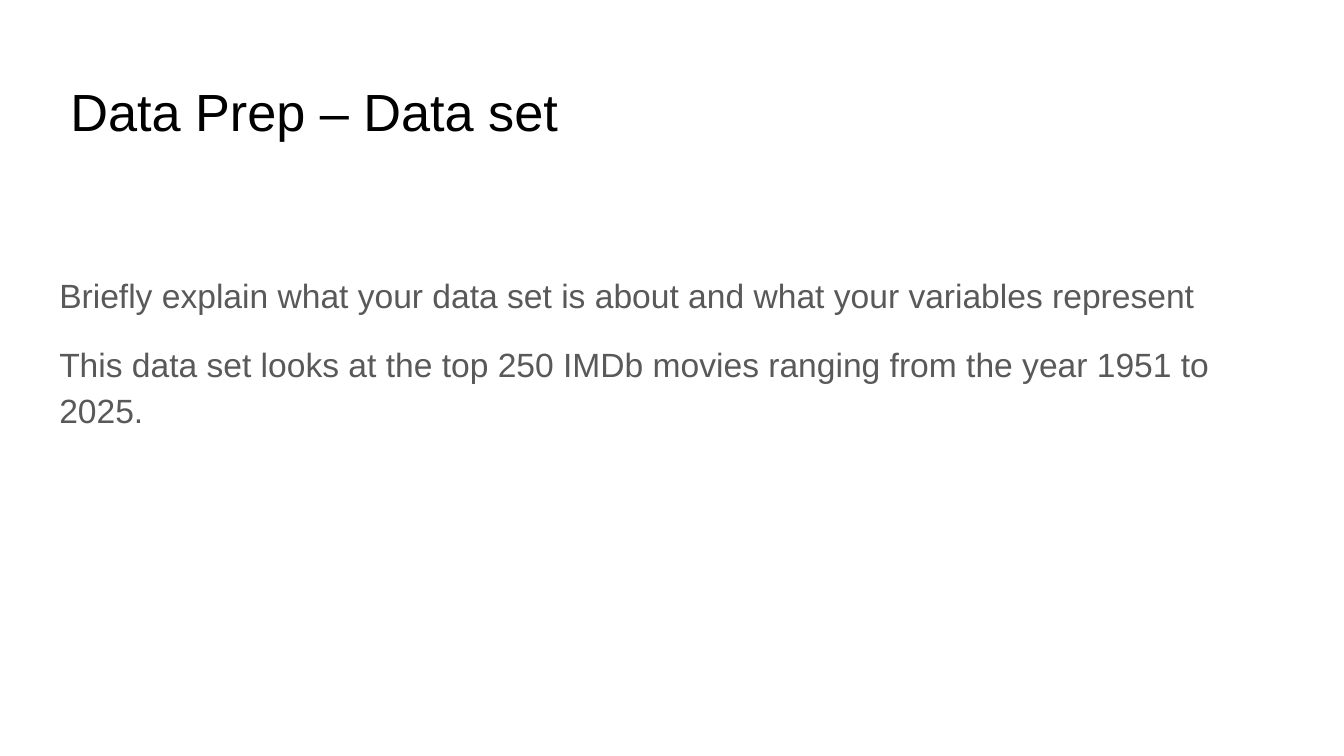
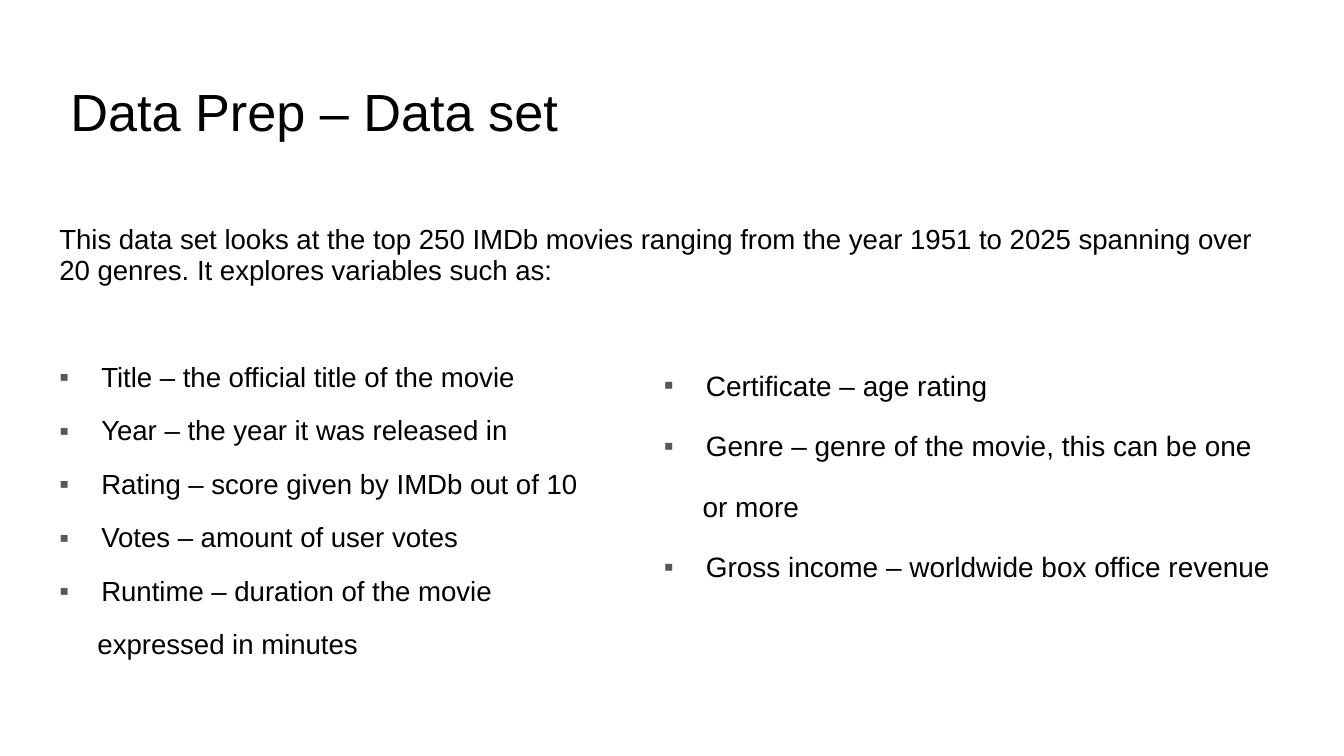
Before and after one commit to amelka800/Data-CA, a slide deck: slide 4 of Data Exploration CA Template 2026.pptx. Drawn at 1344x756 pixels with LibreOffice and Linux fonts; fonts in the diff are those of the drawing. Boxes give left, top, right and bottom in pixels: in the first picture for what was removed or moved away, otherwise in the second. Text is boxed around its words. In the diff, an @@ line names an element or a change of style, - is before the commit and + after.

```diff
--- a/Data Exploration CA Template 2026.pptx
+++ b/Data Exploration CA Template 2026.pptx
@@ text at (59,229,1252,660): text changed; size 18 to 14.8 pt; text colour #595959 to #000000 @@
-Briefly explain what your data set is about and what your variables represent
-This data set looks at the top 250 IMDb movies ranging from the year 1951 to 2025.
+This data set looks at the top 250 IMDb movies ranging from the year 1951 to 2025 spanning over 20 genres. It explores variables such as:
+▪ Title – the official title of the movie
+▪ Year – the year it was released in
+▪ Rating – score given by IMDb out of 10
+▪ Votes – amount of user votes
+▪ Runtime – duration of the movie
+expressed in minutes
@@ text added at (703,375,1269,578), 15 pt, text #000000 @@
+▪ Certificate – age rating
+▪ Genre – genre of the movie, this can be one
+or more
+▪ Gross income – worldwide box office revenue
```
Also in this commit, not shown: 2 slides added.
